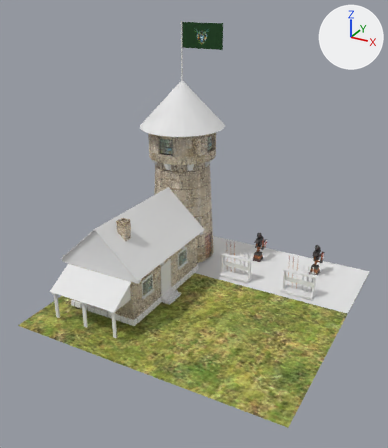
Renders of the FBX model March Death/Assets/Models/Buildings/ELF/BARRACKS/Elf-Barracks.fbx from each side of a commit.
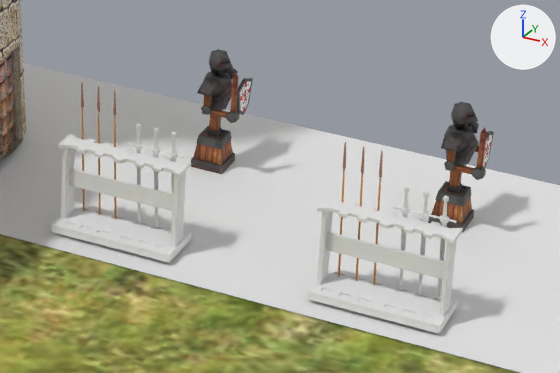
The first picture shows the older version from a 50 mm camera at (9.73, -19.13, 13.04) aimed at (-0.22, -1.04, 4.0). The close-ups show both versions on the part from 53% to 88% of the width and 49% to 69% of the height of that picture; other places that the commit changed are outside them. The lights are fixed; the arrows at upper right show +X, +Y and +Z. Where no turn or scale is listed for an object, it has been applied to the vertices.

In view in the first close-up: 'Armario', 'Armario2', 'Suelo', 'Suelo2', 'Torre', 'Torre_Puerta', 'TrainingDummy', 'TrainingDummy.001'.
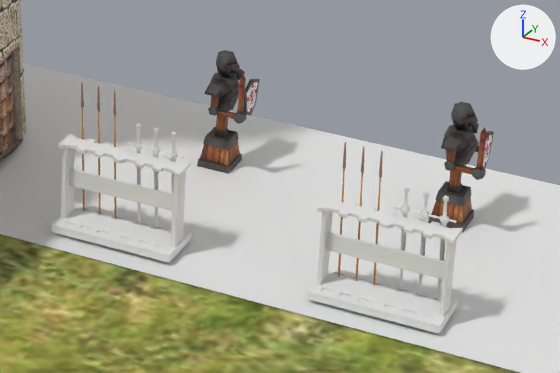
Location of each change, (x1, y1, x2, y2) in pixels of the close-ups (560 x 373 px):
'TrainingDummy', moved
    before: (190, 49, 253, 174)
    after: (197, 50, 260, 174)

Patch to the scene script:
```diff
--- a/March Death/Assets/Models/Buildings/ELF/BARRACKS/Elf-Barracks.fbx.py
+++ b/March Death/Assets/Models/Buildings/ELF/BARRACKS/Elf-Barracks.fbx.py
@@ ob_trainingdummy @@
 ob_trainingdummy = bpy.data.objects.new('TrainingDummy', me_trainingdummy_002)
-ob_trainingdummy.location = (0.57, 4.46, 0.0)
+ob_trainingdummy.location = (0.64, 4.51, -0.02)
```
